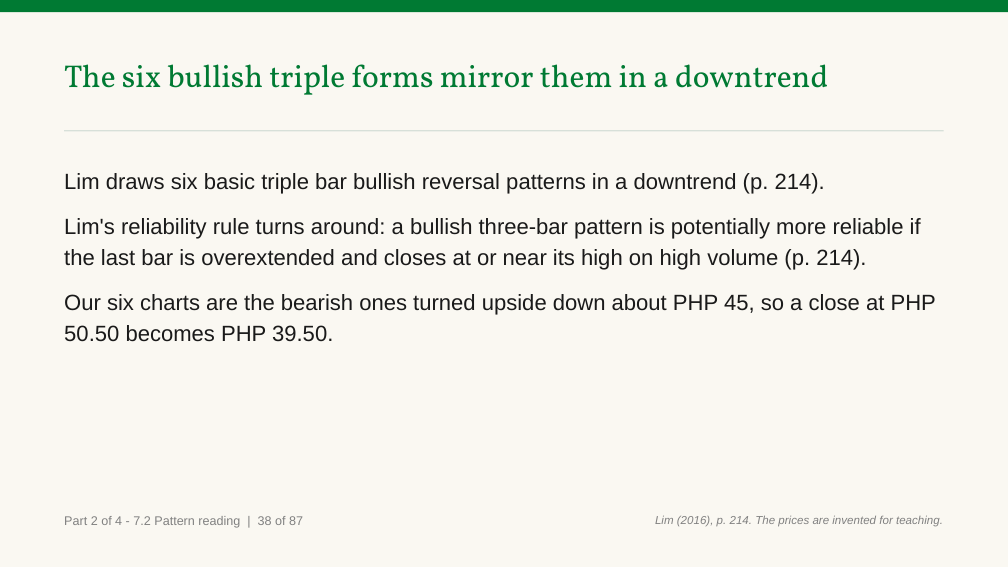
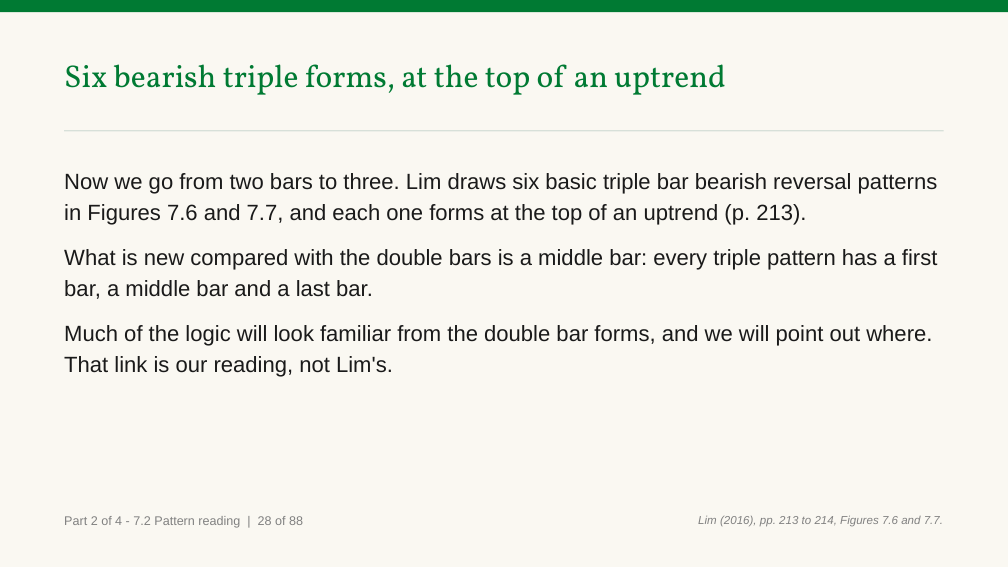
Before and after one commit to benjiesotelo-sudo/Telos_FIN1209, a slide deck: slide 72 of chapter-07/FIN1209-Chapter-07.pptx (slide 84 before the commit). Drawn at 1008x567 pixels with LibreOffice and Linux fonts; fonts in the diff are those of the drawing. Boxes give left, top, right and bottom in pixels: in the first picture for what was removed or moved away, otherwise in the second. Text is boxed around its words. In the diff, an @@ line names an element or a change of style, - is before the commit and + after.

```diff
--- a/chapter-07/FIN1209-Chapter-07.pptx
+++ b/chapter-07/FIN1209-Chapter-07.pptx
@@ text at (x1=64, y1=64, x2=726, y2=95): text changed @@
-The six bullish triple forms mirror them in a downtrend
+Six bearish triple forms, at the top of an uptrend
@@ text at (x1=64, y1=173, x2=938, y2=377): text changed @@
-Lim draws six basic triple bar bullish reversal patterns in a downtrend (p. 214).
-Lim's reliability rule turns around: a bullish three-bar pattern is potentially more reliable if the last bar is overextended and closes at or near its high on high volume (p. 214).
-Our six charts are the bearish ones turned upside down about PHP 45, so a close at PHP 50.50 becomes PHP 39.50.
+Now we go from two bars to three. Lim draws six basic triple bar bearish reversal patterns in Figures 7.6 and 7.7, and each one forms at the top of an uptrend (p. 213).
+What is new compared with the double bars is a middle bar: every triple pattern has a first bar, a middle bar and a last bar.
+Much of the logic will look familiar from the double bar forms, and we will point out where. That link is our reading, not Lim's.
@@ text at (x1=64, y1=516, x2=303, y2=528): text changed @@
-Part 2 of 4 - 7.2 Pattern reading | 38 of 87
+Part 2 of 4 - 7.2 Pattern reading | 28 of 88
@@ text at (x1=698, y1=515, x2=943, y2=527): text changed @@
-Lim (2016), p. 214. The prices are invented for teaching.
+Lim (2016), pp. 213 to 214, Figures 7.6 and 7.7.
```
Also in this commit, not shown: 86 other slides changed, 1 slide added, 2 other files.
